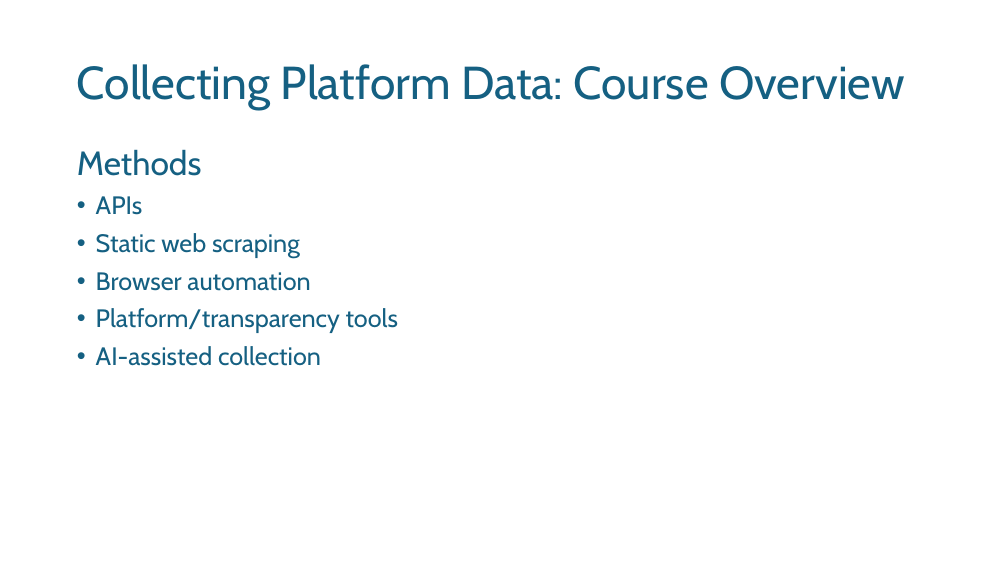
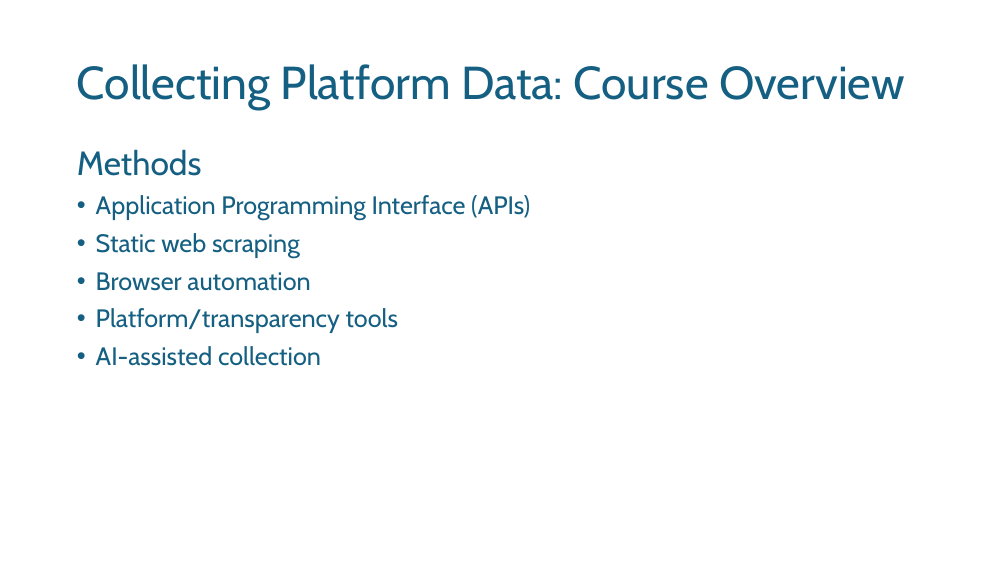
Before and after one commit to noellelebe/methodsNET_vlop-course-materials, a slide deck: slide 4 of slides/day1_intro.pptx. Drawn at 1008x567 pixels with LibreOffice and Linux fonts; fonts in the diff are those of the drawing; background and template pictures are left out. Boxes give left, top, right and bottom in pixels: in the first picture for what was removed or moved away, otherwise in the second. Text is boxed around its words. In the diff, an @@ line names an element or a change of style, - is before the commit and + after.

```diff
--- a/slides/day1_intro.pptx
+++ b/slides/day1_intro.pptx
@@ text at box(96, 195, 530, 220): text changed @@
-• APIs
+• Application Programming Interface (APIs)
```
Also in this commit, not shown: 12 other slides changed, 8 slides added, 12 slides removed, 48 other files.
